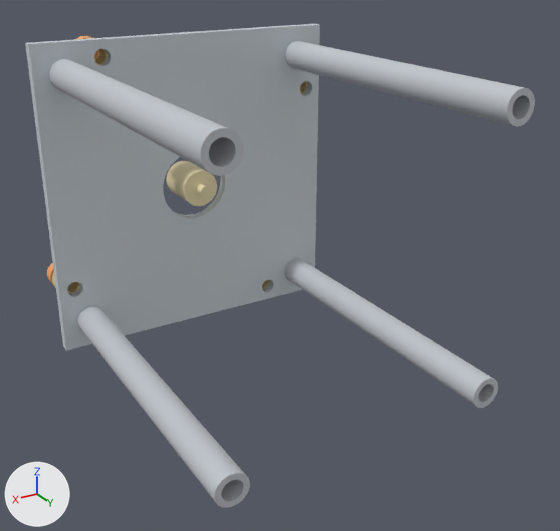
One commit to the glTF model engineering/mechanical/adapter-proposal.glb: the scene before it, then after it.
Both versions are drawn from a camera (50 mm lens) standing at (91.3, 210.6, 68.3) and looking at (-2.9, 53.6, -10.2). Lighting does not change. The marker at lower left points along +X, +Y and +Z. The picture after the commit comes second. Vertices at exactly the same position are counted once.

The older version as bpy lines, for what is in view:
```python
ob_adapter_plate___proposal = bpy.data.objects.new('Adapter plate — proposal', me_adapter_plate___proposal)
ob_adapter_plate___proposal.location = (0.0, 0.0, 0.0)
ob_encoder_holder___unqualified_proposal = bpy.data.objects.new('Encoder holder — unqualified proposal', me_encoder_holder___unqualified_proposal)
ob_encoder_holder___unqualified_proposal.location = (0.0, 0.0, 0.0)
ob_m5_front_flange_support_post___proposal = bpy.data.objects.new('M5 front-flange support post — proposal', me_m5_front_flange_support_post___proposal)
ob_m5_front_flange_support_post___proposal.location = (0.0, 0.0, 0.0)
ob_m5_front_flange_support_post___proposal_001 = bpy.data.objects.new('M5 front-flange support post — proposal.001', me_m5_front_flange_support_post___proposal_001)
ob_m5_front_flange_support_post___proposal_001.location = (0.0, 0.0, 0.0)
ob_m5_front_flange_support_post___proposal_002 = bpy.data.objects.new('M5 front-flange support post — proposal.002', me_m5_front_flange_support_post___proposal_002)
ob_m5_front_flange_support_post___proposal_002.location = (0.0, 0.0, 0.0)
ob_m5_front_flange_support_post___proposal_003 = bpy.data.objects.new('M5 front-flange support post — proposal.003', me_m5_front_flange_support_post___proposal_003)
ob_m5_front_flange_support_post___proposal_003.location = (0.0, 0.0, 0.0)
```
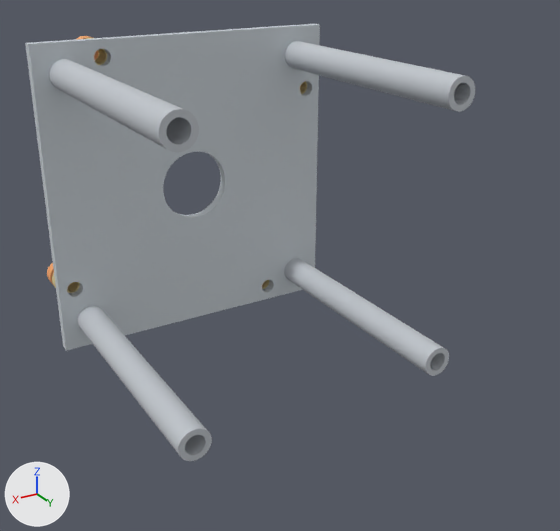
Where the change shows, as pixel boxes [x1, y1, x2, y2] in the pictures (560 x 531 px):
```json
{"object": "M5 front-flange support post — proposal.001", "change": "moved, rescaled", "before": [285, 41, 535, 127], "after": [285, 41, 475, 112], "on screen": "24% narrower, 17% shorter"}
{"object": "M5 front-flange support post — proposal.003", "change": "moved, rescaled", "before": [77, 306, 250, 508], "after": [78, 306, 212, 461], "on screen": "22% narrower, 23% shorter"}
{"object": "M5 front-flange support post — proposal", "change": "moved, rescaled", "before": [49, 59, 244, 176], "after": [49, 59, 199, 153], "on screen": "23% narrower, 19% shorter"}
{"object": "M5 front-flange support post — proposal.002", "change": "moved, rescaled", "before": [284, 258, 498, 408], "after": [284, 258, 449, 376], "on screen": "23% narrower, 21% shorter"}
{"object": "Encoder holder — unqualified proposal", "change": "deleted", "before": [167, 161, 217, 206], "on screen": "beige"}
```

Edits to the scene script, one JSON object a line:
```json
{"block": "me_m5_front_flange_support_post___proposal", "where": "# used by ob_m5_front_flange_support_post___proposal; location = (0.0, 0.0, 0.0)"}
{"op": "remove", "block": "me_m5_front_flange_support_post___proposal", "code": "me_m5_front_flange_support_post___proposal.from_pydata(...)  # 576 vertices, 956 faces; spans x 30.8..38.8, y 9.8..97.8, z 30.8..38.8"}
{"op": "add", "block": "me_m5_front_flange_support_post___proposal", "code": "me_m5_front_flange_support_post___proposal.from_pydata(...)  # 576 vertices, 956 faces; spans x 30.8..38.8, y 9.8..80.3, z 30.8..38.8"}
{"block": "me_m5_front_flange_support_post___proposal", "change": "me_m5_front_flange_support_post___proposal part 1: the whole mesh is scaled about its middle by (1, 0.801, 1), then moved by (0.0, -8.8, 0.0)"}
{"block": "me_m5_front_flange_support_post___proposal_001", "where": "# used by ob_m5_front_flange_support_post___proposal_001; location = (0.0, 0.0, 0.0)"}
{"op": "remove", "block": "me_m5_front_flange_support_post___proposal_001", "code": "me_m5_front_flange_support_post___proposal_001.from_pydata(...)  # 576 vertices, 956 faces; spans x -38.8..-30.8, y 9.8..97.8, z 30.8..38.8"}
{"op": "add", "block": "me_m5_front_flange_support_post___proposal_001", "code": "me_m5_front_flange_support_post___proposal_001.from_pydata(...)  # 576 vertices, 956 faces; spans x -38.8..-30.8, y 9.8..80.3, z 30.8..38.8"}
{"block": "me_m5_front_flange_support_post___proposal_001", "change": "me_m5_front_flange_support_post___proposal_001 part 2: the whole mesh is scaled about its middle by (1, 0.801, 1), then moved by (0.0, -8.8, 0.0)"}
{"block": "me_m5_front_flange_support_post___proposal_002", "where": "# used by ob_m5_front_flange_support_post___proposal_002; location = (0.0, 0.0, 0.0)"}
{"op": "remove", "block": "me_m5_front_flange_support_post___proposal_002", "code": "me_m5_front_flange_support_post___proposal_002.from_pydata(...)  # 576 vertices, 956 faces; spans x -38.8..-30.8, y 9.8..97.8, z -38.8..-30.8"}
{"op": "add", "block": "me_m5_front_flange_support_post___proposal_002", "code": "me_m5_front_flange_support_post___proposal_002.from_pydata(...)  # 576 vertices, 956 faces; spans x -38.8..-30.8, y 9.8..80.3, z -38.8..-30.8"}
{"block": "me_m5_front_flange_support_post___proposal_002", "change": "me_m5_front_flange_support_post___proposal_002 part 3: the whole mesh is scaled about its middle by (1, 0.801, 1), then moved by (0.0, -8.8, 0.0)"}
{"block": "me_m5_front_flange_support_post___proposal_003", "where": "# used by ob_m5_front_flange_support_post___proposal_003; location = (0.0, 0.0, 0.0)"}
{"op": "remove", "block": "me_m5_front_flange_support_post___proposal_003", "code": "me_m5_front_flange_support_post___proposal_003.from_pydata(...)  # 576 vertices, 956 faces; spans x 30.8..38.8, y 9.8..97.8, z -38.8..-30.8"}
{"op": "add", "block": "me_m5_front_flange_support_post___proposal_003", "code": "me_m5_front_flange_support_post___proposal_003.from_pydata(...)  # 576 vertices, 956 faces; spans x 30.8..38.8, y 9.8..80.3, z -38.8..-30.8"}
{"block": "me_m5_front_flange_support_post___proposal_003", "change": "me_m5_front_flange_support_post___proposal_003 part 4: the whole mesh is scaled about its middle by (1, 0.801, 1), then moved by (0.0, -8.8, 0.0)"}
{"op": "remove", "block": "ob_encoder_holder___unqualified_proposal", "code": ["ob_encoder_holder___unqualified_proposal = bpy.data.objects.new('Encoder holder — unqualified proposal', me_encoder_holder___unqualified_proposal)", "ob_encoder_holder___unqualified_proposal.location = (0.0, 0.0, 0.0)"]}
```
